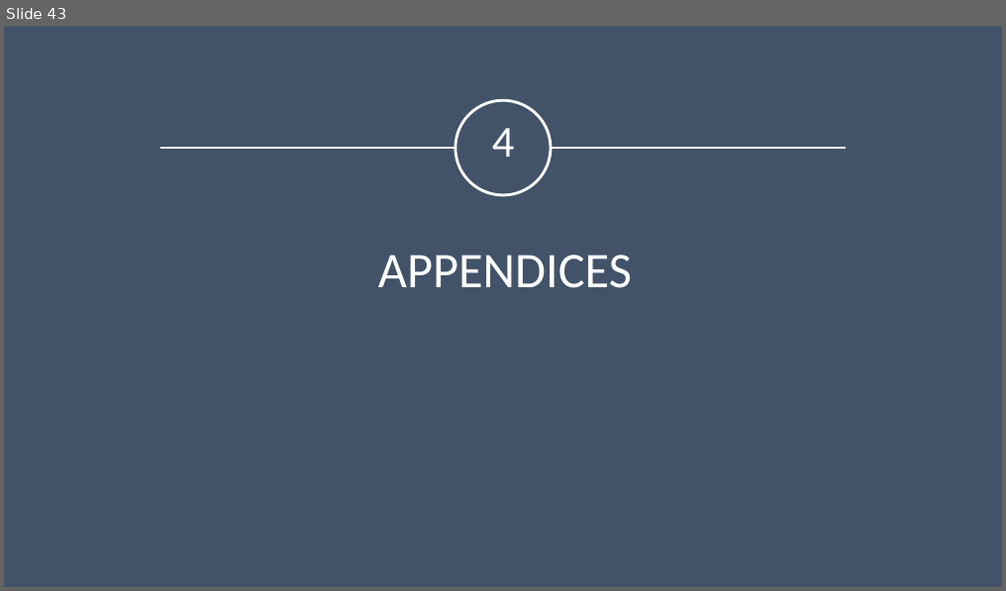
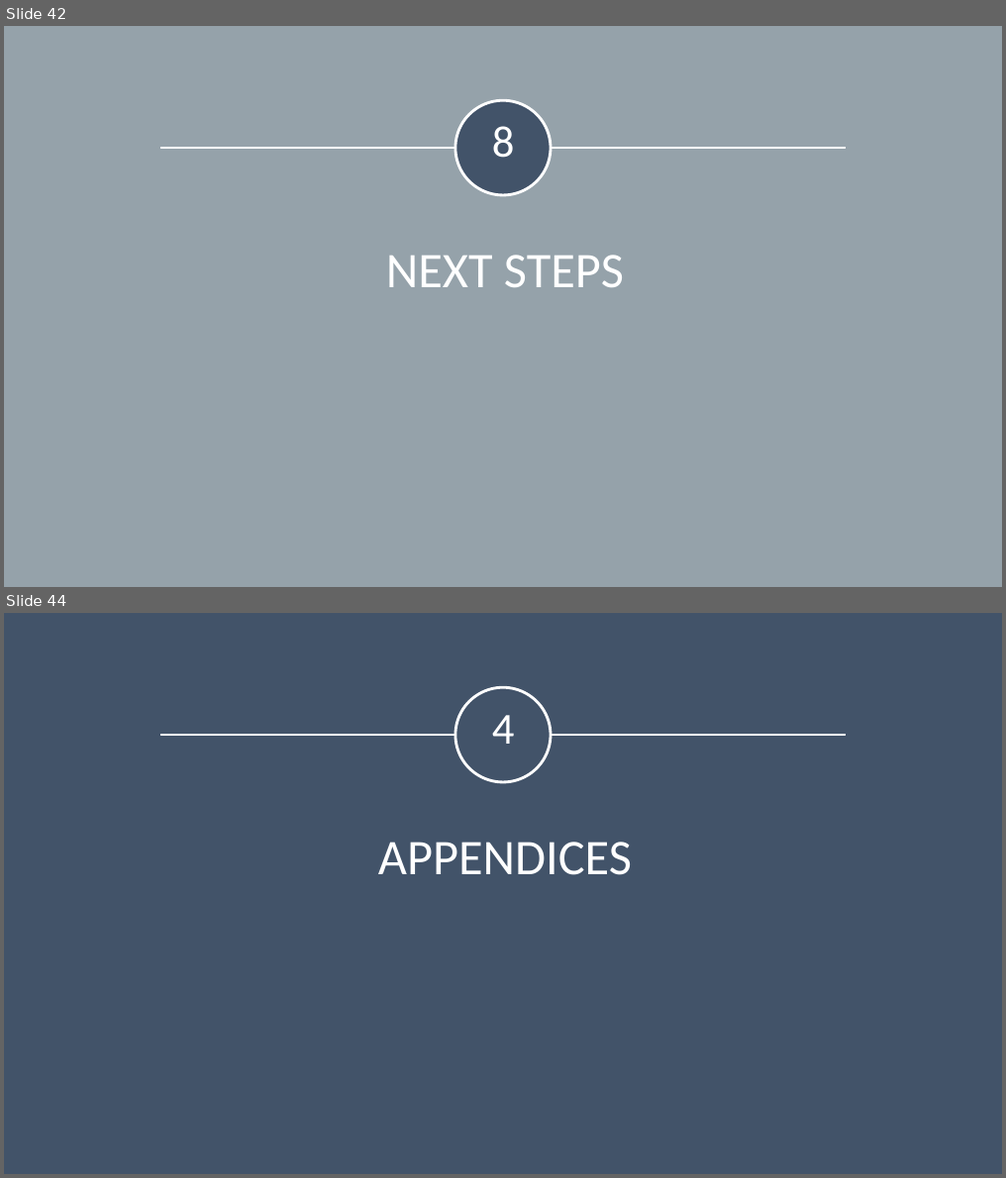
Before and after one commit to opus-meum/power-automate, a slide deck: Capability Assessment Report.pptx. Shown one above the other, each under a label of ours: slide 43 before the commit, slides 42 and 44 after it; the slides between them are not shown. The pictures are 1006x591 and 1006x1178 pixels, drawn with LibreOffice and Linux fonts; fonts in the diff are those of the drawing. Boxes give left, top, right and bottom in pixels: in the first picture for what was removed or moved away, otherwise in the second. Text is boxed around its words. In the diff, an @@ line names an element or a change of style, - is before the commit and + after.

```diff
--- a/Capability Assessment Report.pptx
+++ b/Capability Assessment Report.pptx
@@ slide 42 added at [4, 26, 1002, 587], background #95A2AA; not listed: 2 template elements that a slide beside it also shows @@
@@ text added at [492, 126, 515, 158], 35.6 pt, text #FFFFFF @@
+8
@@ title added at [386, 255, 624, 287], 40 pt, text #FFFFFF @@
+NEXT STEPS
@@ what was slide 43 is now slide 44 @@
```
Also in this commit, not shown: 27 slides changed, 1 other slide added, 1 slide removed, 20 other files.
